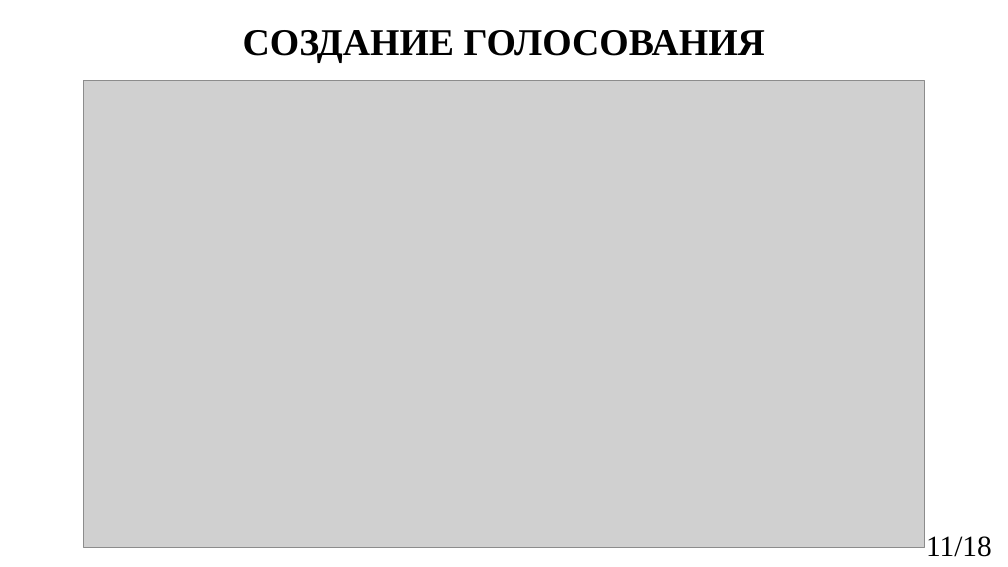
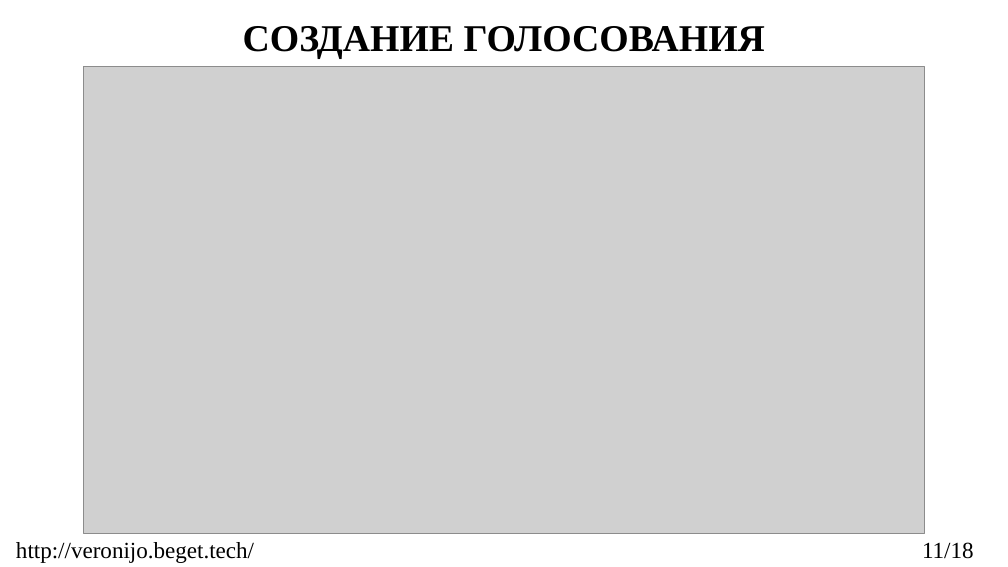
Before and after one commit to wbogatyrewa/EVoting, a slide deck: slide 11 of reports/2023_403_БогатыреваВО_slides.pptx. Drawn at 1008x567 pixels with LibreOffice and Linux fonts; fonts in the diff are those of the drawing; grey boxes stand for pictures. Boxes give left, top, right and bottom in pixels: in the first picture for what was removed or moved away, otherwise in the second. Text is boxed around its words. In the diff, an @@ line names an element or a change of style, - is before the commit and + after.

```diff
--- a/reports/2023_403_БогатыреваВО_slides.pptx
+++ b/reports/2023_403_БогатыреваВО_slides.pptx
@@ title "СОЗДАНИЕ ГОЛОСОВАНИЯ": place and size @@
-title "СОЗДАНИЕ ГОЛОСОВАНИЯ" at <box>243,30,765,63</box>
+title "СОЗДАНИЕ ГОЛОСОВАНИЯ" at <box>243,26,765,58</box>
@@ picture: place and size @@
-picture at <box>84,80,925,547</box>
+picture at <box>84,66,925,533</box>
@@ text "11/18" at <box>922,542,974,559</box>: size 28 to 22 pt @@
@@ text added at <box>16,542,254,563</box>, 22 pt, text #000000 @@
+http://veronijo.beget.tech/
```
Also in this commit, not shown: 16 other slides changed, 1 other file.
